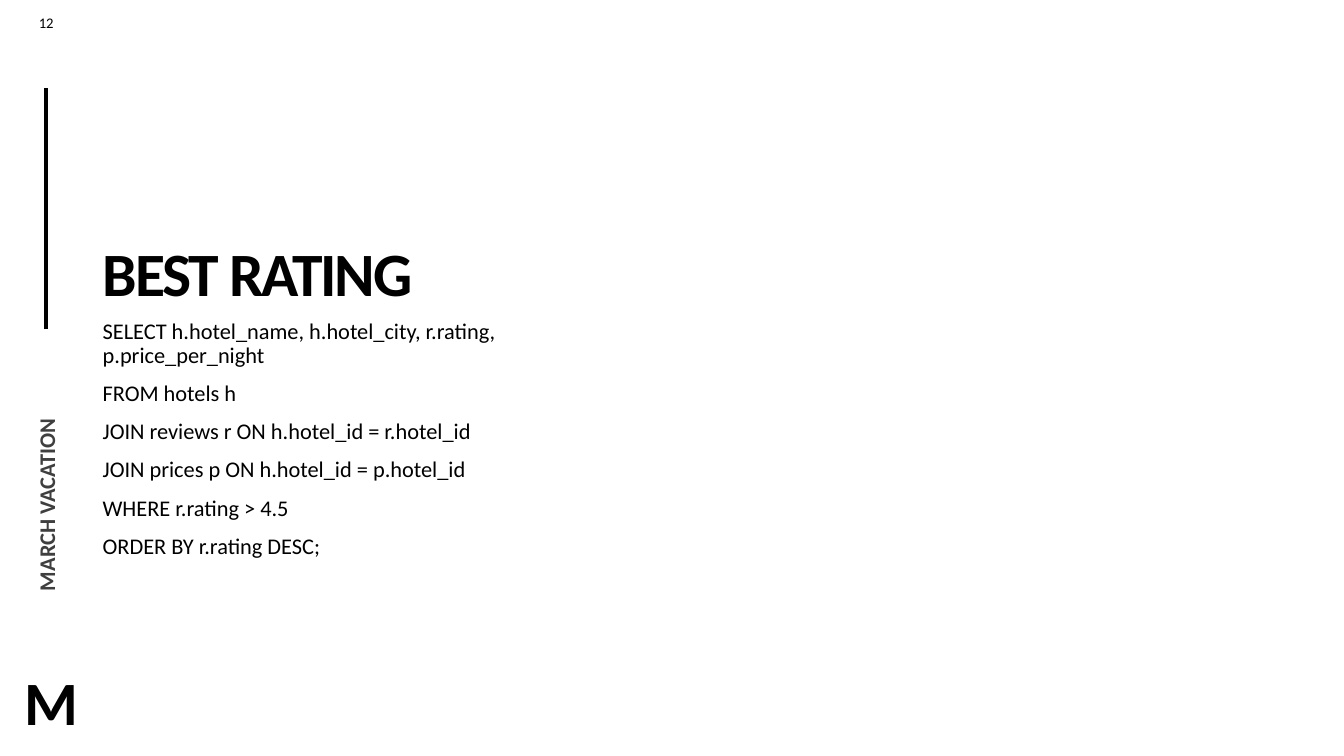
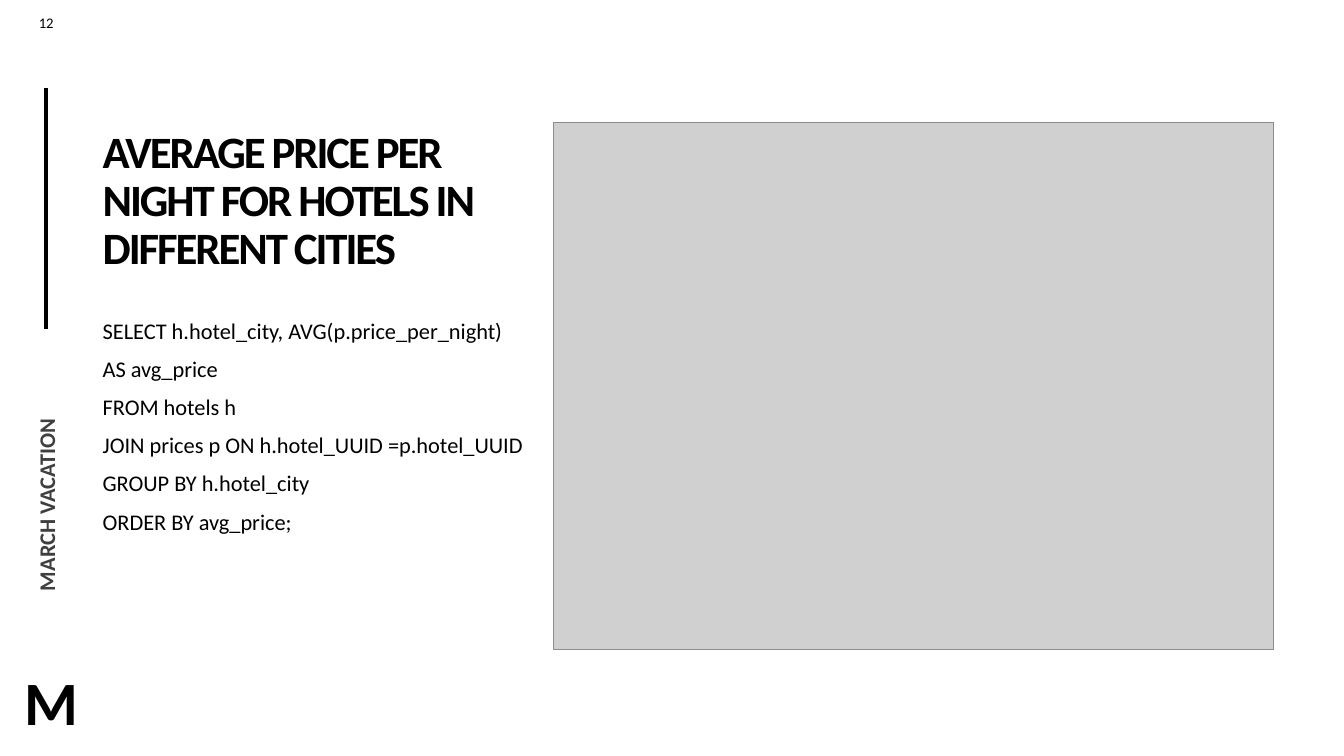
Before and after one commit to Poojashrees3/hadoop-clusters-travel, a slide deck: slide 12 of March vacation.pptx. Drawn at 1344x756 pixels with LibreOffice and Linux fonts; fonts in the diff are those of the drawing; grey boxes stand for pictures. Boxes give left, top, right and bottom in pixels: in the first picture for what was removed or moved away, otherwise in the second. Text is boxed around its words. In the diff, an @@ line names an element or a change of style, - is before the commit and + after.

```diff
--- a/March vacation.pptx
+++ b/March vacation.pptx
@@ title at [103,138,475,265]: text changed; size 44 to 32 pt @@
-BEST RATING
+AVERAGE PRICE PER NIGHT FOR HOTELS IN DIFFERENT CITIES
@@ picture added at [554,122,1273,649] @@
@@ text at [103,323,502,381]: text changed @@
-SELECT h.hotel_name, h.hotel_city, r.rating, p.price_per_night
+SELECT h.hotel_city, AVG(p.price_per_night)
+AS avg_price
@@ text at [103,437,523,534]: text changed @@
-JOIN reviews r ON h.hotel_id = r.hotel_id
-JOIN prices p ON h.hotel_id = p.hotel_id
-WHERE r.rating > 4.5
-ORDER BY r.rating DESC;
+JOIN prices p ON h.hotel_UUID =p.hotel_UUID
+GROUP BY h.hotel_city
+ORDER BY avg_price;
```
Also in this commit, not shown: 13 other slides changed, 1 slide added, 1 slide removed, 5 other files.
